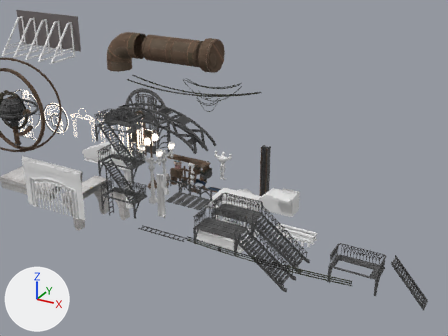
Renders of the FBX model Assets/ART/Models/Environment/Imports/DecorationSet.fbx from each side of a commit.
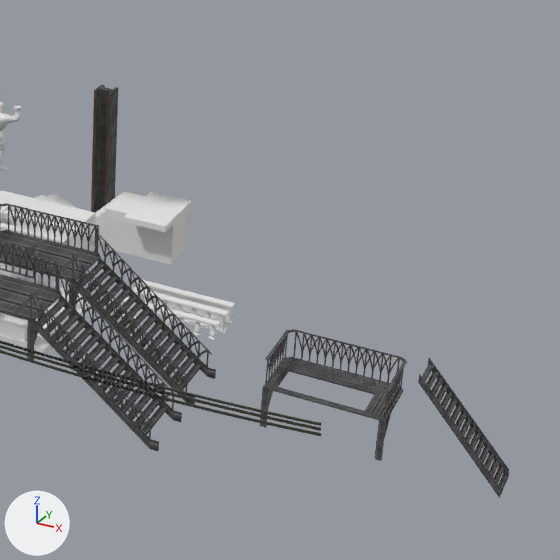
Old and new are each drawn from a camera (50 mm lens) standing at (17.6, -12.5, 32.4) and looking at (-5.3, 29.1, 11.7) and again close up on the part from 50% to 100% of the width and 33% to 100% of the height. The lights are fixed; the arrows at lower left show +X, +Y and +Z. Where no turn or scale is listed for an object, it has been applied to the vertices.

Names of what the first close-up shows: 'Balcony.001', 'Balcony.002', 'Balcony.003', 'Balcony.004', 'FireLadder.001', 'FireLadder.002', 'HouseFacade.002', 'HouseFacade.003', 'MetalPoleBig.003', 'Steps02', 'WallCabels'.
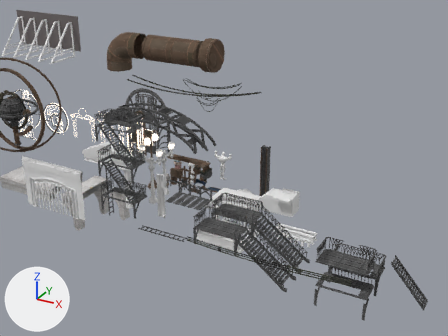
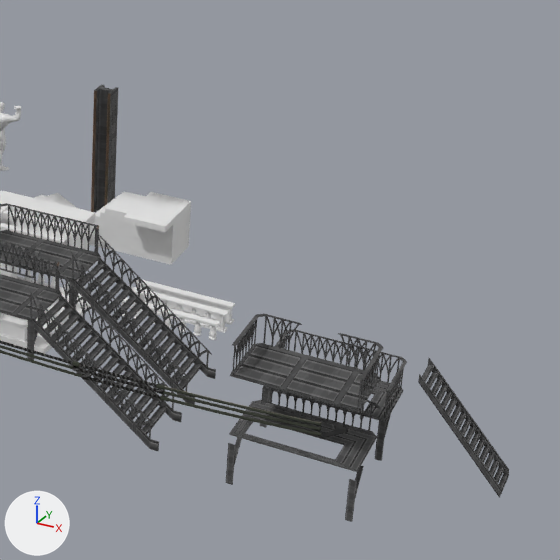
Patch to the scene script:
```diff
--- a/Assets/ART/Models/Environment/Imports/DecorationSet.fbx.py
+++ b/Assets/ART/Models/Environment/Imports/DecorationSet.fbx.py
@@ me_housefacade_012 @@
+me_housefacade_012.from_pydata(...)  # 32 vertices, 24 faces; spans x -4.42..0.0, y -0.01..0.95, z 0.0..1.61
+me_housefacade_012.materials.append(mat_metalatlas)
@@ me_housefacade_011 @@
+me_housefacade_011.from_pydata(...)  # 580 vertices, 502 faces; spans x -4.41..-0.01, y 0.0..2.41, z 1.58..2.79
+me_housefacade_011.materials.append(mat_metalatlas)
@@ me_housefacade_007 @@
+me_housefacade_007.from_pydata(...)  # 888 vertices, 764 faces; spans x -7.48..-3.08, y -2.09..0.32, z 3.72..4.93
+me_housefacade_007.materials.append(mat_metalatlas)
@@ ob_balcony_railing03 @@
+ob_balcony_railing03 = bpy.data.objects.new('Balcony_Railing03', me_housefacade_012)
+ob_balcony_railing03.location = (7.6, 29.52, 0.57)
@@ ob_balcony_railing02 @@
+ob_balcony_railing02 = bpy.data.objects.new('Balcony_Railing02', me_housefacade_011)
+ob_balcony_railing02.location = (7.6, 29.52, 0.95)
@@ ob_balcony_railing01 @@
+ob_balcony_railing01 = bpy.data.objects.new('Balcony_Railing01', me_housefacade_007)
+ob_balcony_railing01.location = (10.56, 31.59, 1.1)
```

Boxes [x1, y1, x2, y2] around the edits, measured in the close-ups (560 x 560 px):
'Balcony_Railing01', added: after [230, 313, 383, 412]
'Balcony_Railing02', added: after [229, 385, 380, 472]
'Balcony_Railing03', added: after [226, 437, 364, 522]
